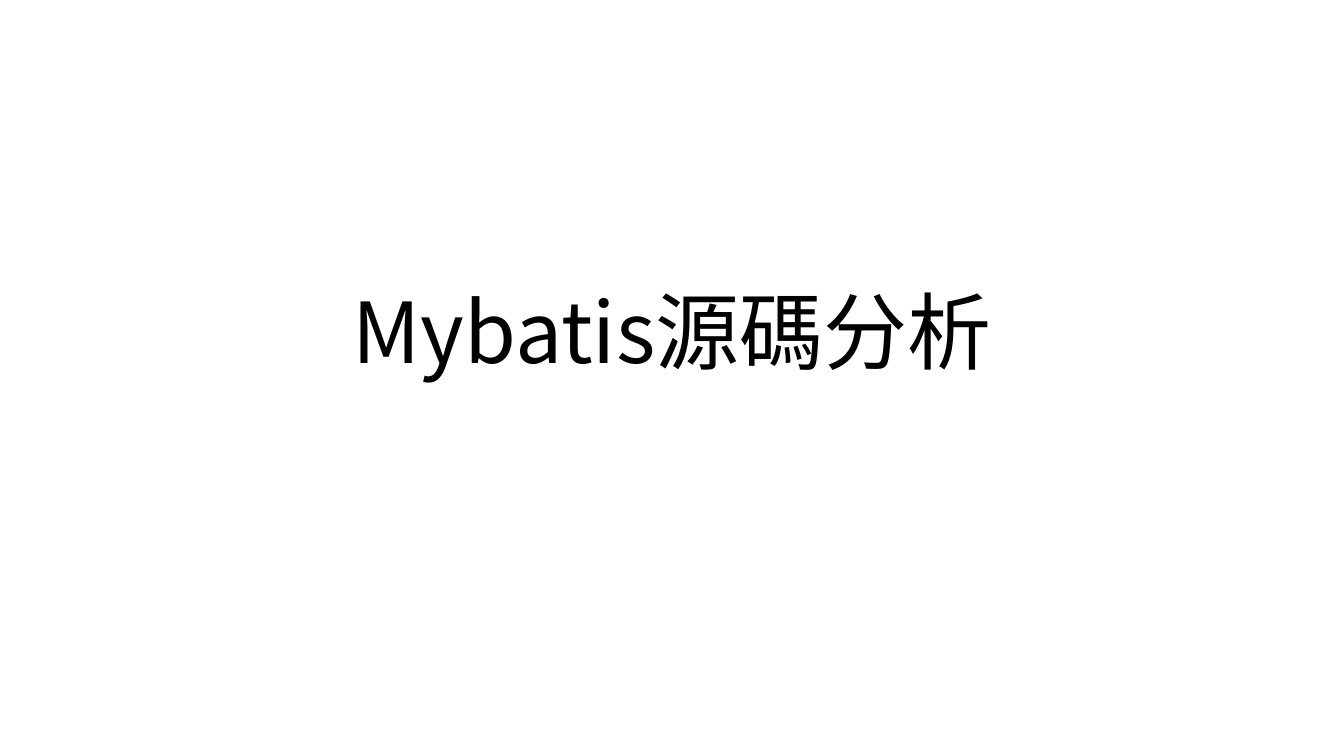
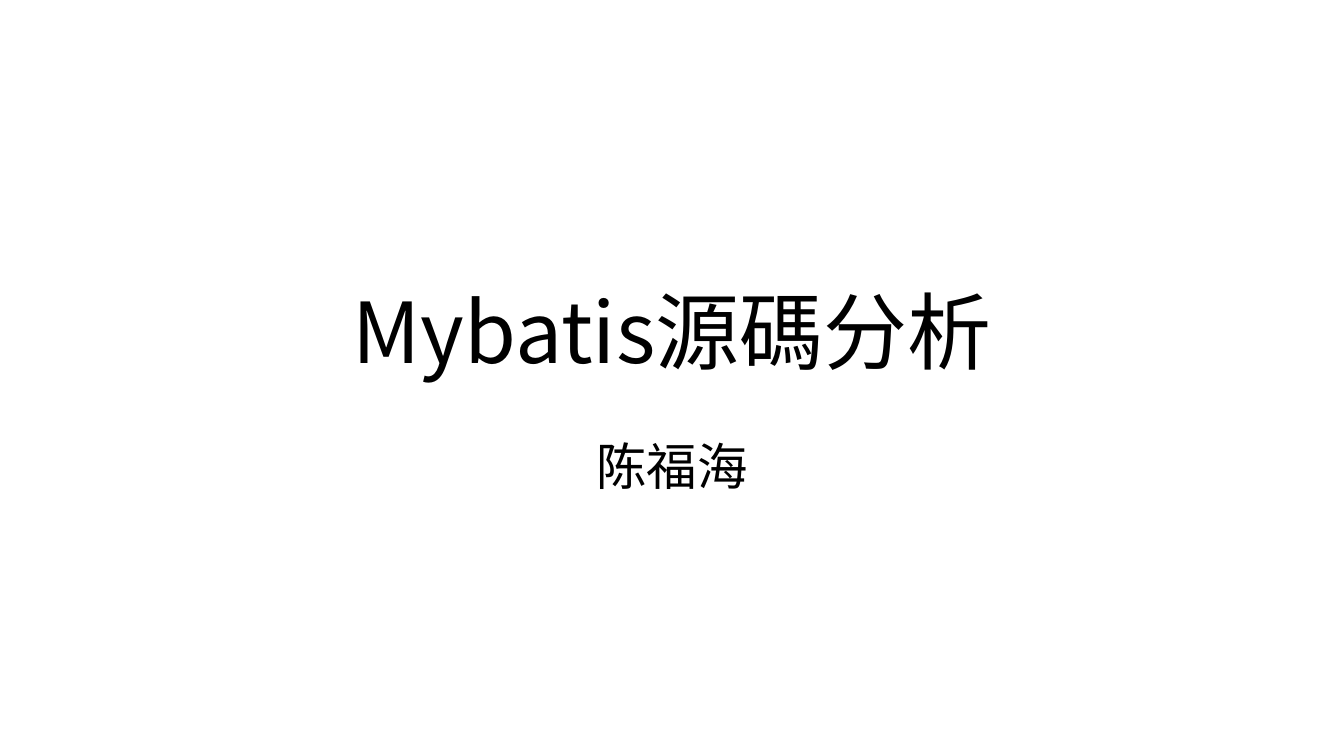
Before and after one commit to chenfuhai775/JavaStart, a slide deck: slide 1 of Mybatis流程.pptx. Drawn at 1344x756 pixels with LibreOffice and Linux fonts; fonts in the diff are those of the drawing. Boxes give left, top, right and bottom in pixels: in the first picture for what was removed or moved away, otherwise in the second. Text is boxed around its words. In the diff, an @@ line names an element or a change of style, - is before the commit and + after.

```diff
--- a/Mybatis流程.pptx
+++ b/Mybatis流程.pptx
@@ subtitle added at (596,442,747,489), 36 pt, text #000000 @@
+陈福海
```
Also in this commit, not shown: 1 other slide changed, 2 slides added, 2 slides removed, 9 other files.
